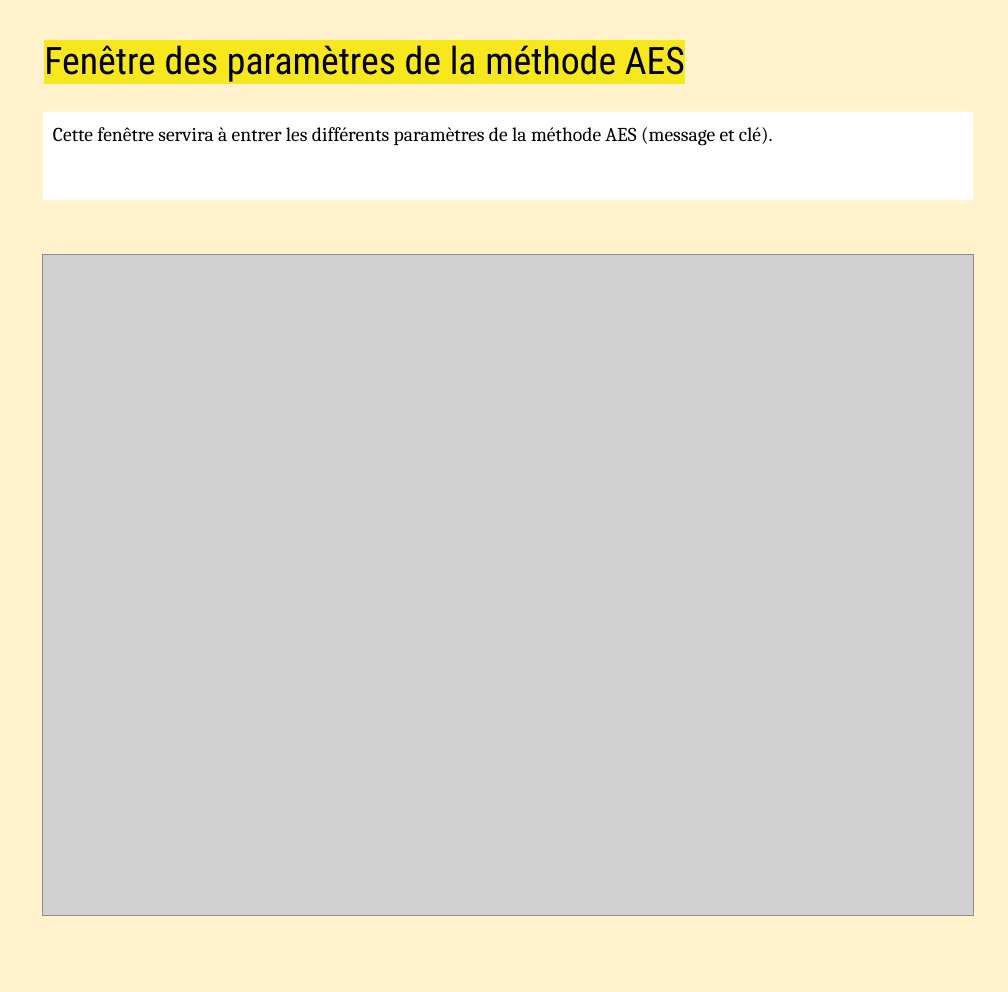
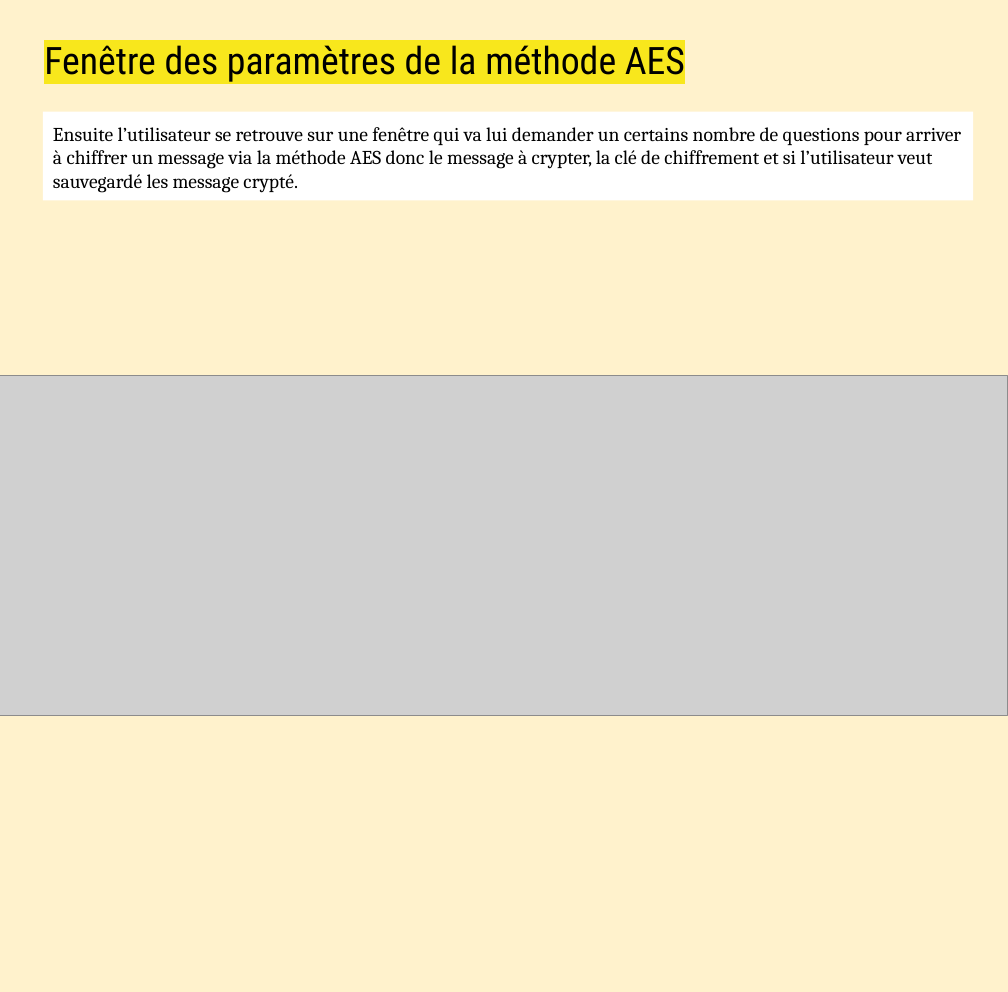
Before and after one commit to AJTheEnder/CryptoBib, a slide deck: slide 6 of Doc/Analyse fonctionnelle CryptoBib.pptx. Drawn at 1008x992 pixels with LibreOffice and Linux fonts; fonts in the diff are those of the drawing; grey boxes stand for pictures. Boxes give left, top, right and bottom in pixels: in the first picture for what was removed or moved away, otherwise in the second. Text is boxed around its words. In the diff, an @@ line names an element or a change of style, - is before the commit and + after.

```diff
--- a/Doc/Analyse fonctionnelle CryptoBib.pptx
+++ b/Doc/Analyse fonctionnelle CryptoBib.pptx
@@ text in rectangle at (53,127,961,193): text changed @@
-Cette fenêtre servira à entrer les différents paramètres de la méthode AES (message et clé).
+Ensuite l’utilisateur se retrouve sur une fenêtre qui va lui demander un certains nombre de questions pour arriver à chiffrer un message via la méthode AES donc le message à crypter, la clé de chiffrement et si l’utilisateur veut sauvegardé les message crypté.
@@ picture removed at (43,254,974,915) @@
@@ picture added at (0,376,1008,716) @@
```
Also in this commit, not shown: 2 other slides changed, 1 slide removed, 1 other file.
